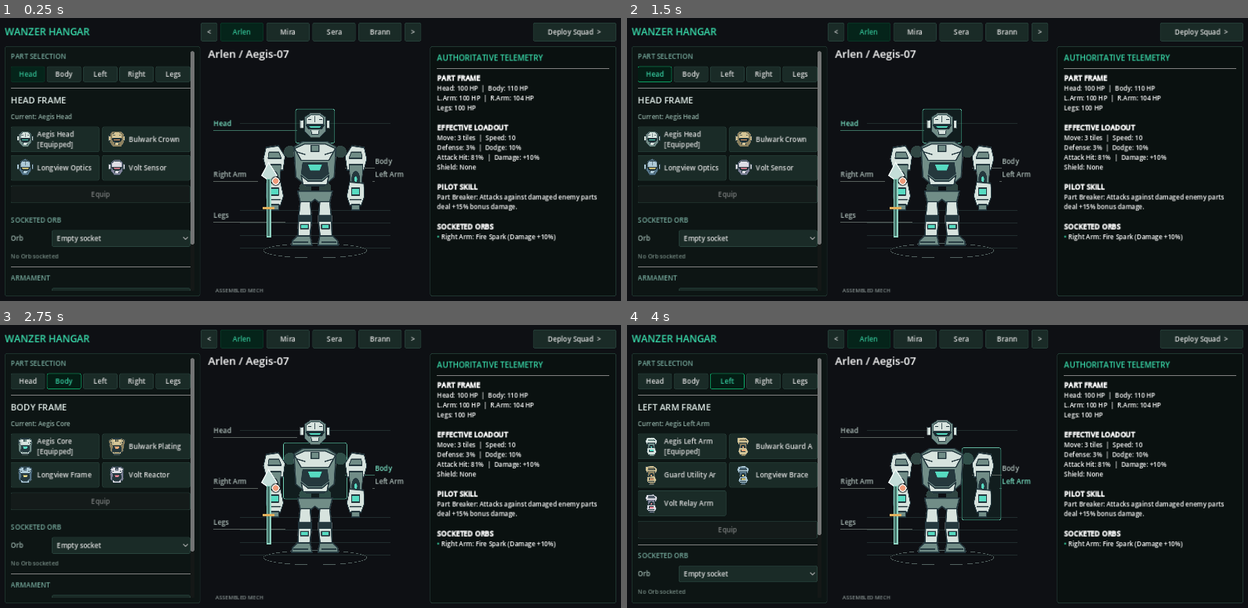
Above: before the commit, frames 1-4 (two rows, left to right).
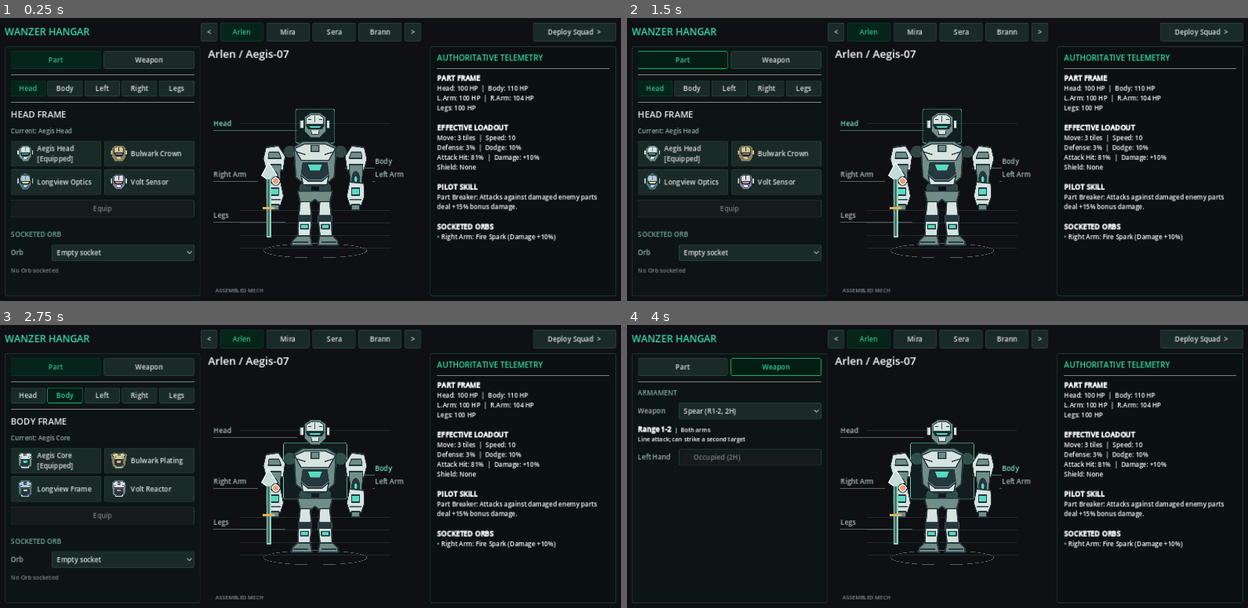
Above: after the commit, the same moments.

Repository: toonnix-github/magic-robot-tactic-war
Game: Godot game, scene res://scenes/preparation_flow.tscn
The game is run twice, just before and just after one commit, with the same random seed, the same clock (stepped at 60 frames per second) and the same inputs.
Inputs (mouse positions are in pixels of both pictures, inside the frame that each line leads up to):
- Up to frame 1 (0.25 s): no input
- Up to frame 2 (1.5 s): click "Head" at 0.5 s; click (682, 60) at 1.25 s, where only the run after the commit has a clickable "Part"
- Up to frame 3 (2.75 s): click "Body" at 2 s
- Up to frame 4 (4 s): click (776, 367) at 2.75 s, where only the run after the commit has a clickable "Weapon"; click (726, 381) at 3.5 s, where only the run before the commit has a clickable "Left"

The runs differ from the first frame. In frame 1, 4.9% of the frame differs, in the area x 1-32%, y 11-97%; in frame 2, 5.0%; in frame 3, 5.0%; in frame 4, 4.8%.

Commit message:
feat(ui): add Part and Weapon top-level category tabs to left panel

Diff:
--- a/src/ui/hangar_editor.gd
+++ b/src/ui/hangar_editor.gd
@@ -34,6 +34,11 @@
 
 var unit_tab_buttons: Array[Button] = []
 var slot_tab_buttons: Dictionary = {}
+var category_btn_part := Button.new()
+var category_btn_weapon := Button.new()
+var parts_container := VBoxContainer.new()
+var weapons_container := VBoxContainer.new()
+var active_category: String = "part"
 
 
 func setup(model) -> void:
@@ -135,16 +140,34 @@
 	inspector.add_theme_constant_override("separation", 10)
 	inspector_scroll.add_child(inspector)
 
+	# Top Category Tabs: [ Part ] | [ Weapon ]
+	var cat_row := HBoxContainer.new()
+	cat_row.add_theme_constant_override("separation", 6)
+	inspector.add_child(cat_row)
+
+	category_btn_part.text = "Part"
+	category_btn_part.size_flags_horizontal = SIZE_EXPAND_FILL
+	category_btn_part.custom_minimum_size.y = 36
+	category_btn_part.pressed.connect(_select_category.bind("part"))
+	cat_row.add_child(category_btn_part)
+
+	category_btn_weapon.text = "Weapon"
+	category_btn_weapon.size_flags_horizontal = SIZE_EXPAND_FILL
+	category_btn_weapon.custom_minimum_size.y = 36
+	category_btn_weapon.pressed.connect(_select_category.bind("weapon"))
+	cat_row.add_child(category_btn_weapon)
+
+	inspector.add_child(HSeparator.new())
+
+	# 1. PARTS CONTAINER
+	parts_container.size_flags_horizontal = SIZE_EXPAND_FILL
+	parts_container.add_theme_constant_override("separation", 10)
+	inspector.add_child(parts_container)
+
 	# Part Slot Tabs (Head, Body, Left Arm, Right Arm, Legs)
-	var slot_header := Label.new()
-	slot_header.text = "PART SELECTION"
-	slot_header.add_theme_font_size_override("font_size", 14)
-	slot_header.add_theme_color_override("font_color", Color("74a89b"))
-	inspector.add_child(slot_header)
-
 	var slot_row := HBoxContainer.new()
 	slot_row.add_theme_constant_override("separation", 4)
-	inspector.add_child(slot_row)
+	parts_container.add_child(slot_row)
 	for slot_name in SLOTS:
 		var slot_btn := Button.new()
 		slot_btn.text = slot_name.replace(" Arm", "")
@@ -155,26 +178,26 @@
 		slot_row.add_child(slot_btn)
 		slot_tab_buttons[slot_name] = slot_btn
 
-	inspector.add_child(HSeparator.new())
+	parts_container.add_child(HSeparator.new())
 
 	# Section 1: Frame Tuning
 	slot_title.add_theme_font_size_override("font_size", 18)
 	slot_title.add_theme_color_override("font_color", Color("e0ece8"))
-	inspector.add_child(slot_title)
+	parts_container.add_child(slot_title)
 
 	equipped_label.autowrap_mode = TextServer.AUTOWRAP_WORD_SMART
 	equipped_label.add_theme_color_override("font_color", Color("8faea4"))
 	equipped_label.add_theme_font_size_override("font_size", 13)
-	inspector.add_child(equipped_label)
+	parts_container.add_child(equipped_label)
 
 	candidate_grid.columns = 2
 	candidate_grid.add_theme_constant_override("h_separation", 6)
 	candidate_grid.add_theme_constant_override("v_separation", 6)
-	inspector.add_child(candidate_grid)
+	parts_container.add_child(candidate_grid)
 
 	var actions := HBoxContainer.new()
 	actions.add_theme_constant_override("separation", 8)
-	inspector.add_child(actions)
+	parts_container.add_child(actions)
 	equip_button.text = "Equip"
 	equip_button.custom_minimum_size.y = 36
 	equip_button.size_flags_horizontal = SIZE_EXPAND_FILL
@@ -182,37 +205,39 @@
 	cancel_button.visible = false
 	actions.add_child(cancel_button)
 
-	inspector.add_child(HSeparator.new())
+	parts_container.add_child(HSeparator.new())
 
 	# Section 2: Socketed Orb on this Part
 	var orb_section_lbl := Label.new()
 	orb_section_lbl.text = "SOCKETED ORB"
 	orb_section_lbl.add_theme_font_size_override("font_size", 14)
 	orb_section_lbl.add_theme_color_override("font_color", Color("74a89b"))
-	inspector.add_child(orb_section_lbl)
-
-	_row(inspector, "Orb", orb_select)
+	parts_container.add_child(orb_section_lbl)
+
+	_row(parts_container, "Orb", orb_select)
 	_setup_detail_label(orb_details)
-	inspector.add_child(orb_details)
-
-	inspector.add_child(HSeparator.new())
-
-	# Section 3: Weapon & Off-Hand
+	parts_container.add_child(orb_details)
+
+	# 2. WEAPONS CONTAINER
+	weapons_container.size_flags_horizontal = SIZE_EXPAND_FILL
+	weapons_container.add_theme_constant_override("separation", 10)
+	inspector.add_child(weapons_container)
+
 	var gear_section_lbl := Label.new()
 	gear_section_lbl.text = "ARMAMENT"
 	gear_section_lbl.add_theme_font_size_override("font_size", 14)
 	gear_section_lbl.add_theme_color_override("font_color", Color("74a89b"))
-	inspector.add_child(gear_section_lbl)
+	weapons_container.add_child(gear_section_lbl)
 
 	for weapon in WEAPONS:
 		var profile: Dictionary = hangar.build_model.weapon_profile(weapon, hangar.GameDataScript.WEAPON_DATA)
 		weapon_select.add_item("%s (R%d-%d, %s)" % [weapon, profile["range_min"], profile["range_max"], profile["handedness"]])
-	_row(inspector, "Weapon", weapon_select)
+	_row(weapons_container, "Weapon", weapon_select)
 	_setup_detail_label(weapon_details)
-	inspector.add_child(weapon_details)
+	weapons_container.add_child(weapon_details)
 
 	shield_toggle.text = "Shield"
-	_row(inspector, "Left Hand", shield_toggle)
+	_row(weapons_container, "Left Hand", shield_toggle)
 
 	# 2. CENTER COLUMN: Mech Bay (Visual Representation)
 	var center_col := VBoxContainer.new()
@@ -289,6 +314,7 @@
 	cancel_button.pressed.connect(_cancel)
 
 	_build_review_overlay()
+	_select_category("part")
 	refresh()
 
 
@@ -643,7 +669,17 @@
 	refresh()
 
 
+func _select_category(cat: String) -> void:
+	active_category = cat
+	var is_part: bool = (cat == "part")
+	parts_container.visible = is_part
+	weapons_container.visible = not is_part
+	category_btn_part.modulate = Color("38d9a9") if is_part else Color.WHITE
+	category_btn_weapon.modulate = Color("38d9a9") if not is_part else Color.WHITE
+
+
 func _select_slot(slot: String) -> void:
+	_select_category("part")
 	hangar.highlight_part(slot)
 	candidate_id = ""
 	refresh()
--- a/tests/godot/battle_milestone_test.gd
+++ b/tests/godot/battle_milestone_test.gd
@@ -3611,6 +3611,12 @@
 	_assert_equal(flow.hangar.highlighted_part_name, "Left Arm", "#FM3: slot tab switches active slot")
 	editor.slot_tab_buttons["Head"].pressed.emit()
 	_assert_equal(flow.hangar.highlighted_part_name, "Head", "#FM3: slot tab switches active slot back to Head")
+	editor.category_btn_weapon.pressed.emit()
+	_assert_true(editor.weapons_container.visible, "#FM3: Weapon category tab activates weapon view")
+	_assert_false(editor.parts_container.visible, "#FM3: Weapon category tab hides parts view")
+	editor.category_btn_part.pressed.emit()
+	_assert_true(editor.parts_container.visible, "#FM3: Part category tab activates parts view")
+	_assert_false(editor.weapons_container.visible, "#FM3: Part category tab hides weapon view")
 	editor.weapon_select.item_selected.emit(1)
 	_assert_equal(flow.hangar.builds["mira"]["weapon"], "Rifle", "#43: actual weapon control changes build")
 	editor.shield_toggle.toggled.emit(true)
Not shown, changed: tests/test_battle_milestone_static.py
